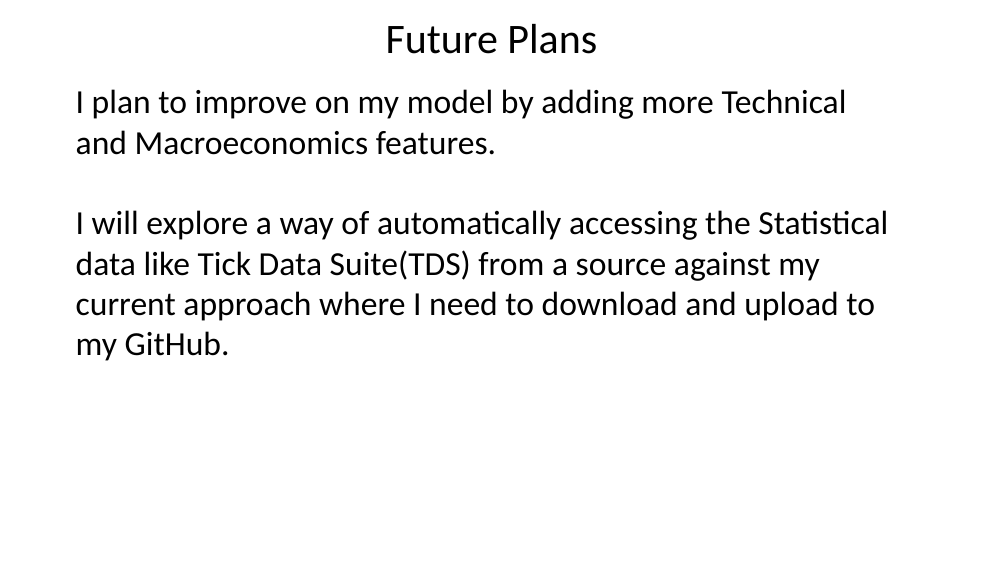
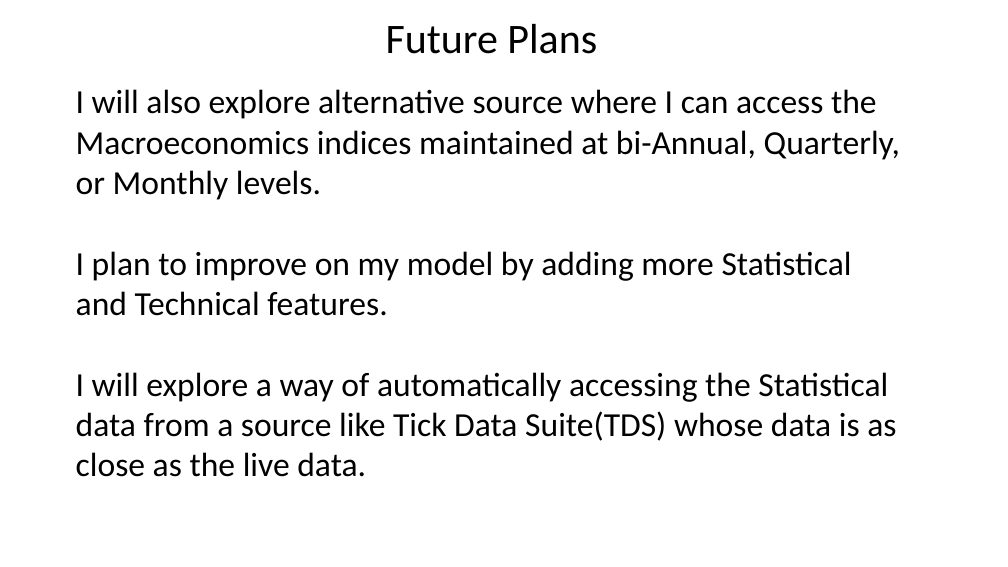
Before and after one commit to Akubue4U/PyProjects, a slide deck: slide 28 of MyBDAThesis/Akubue Simon - Thesis Presentation.pptx (slide 26 before the commit). Drawn at 1008x567 pixels with LibreOffice and Linux fonts; fonts in the diff are those of the drawing. Boxes give left, top, right and bottom in pixels: in the first picture for what was removed or moved away, otherwise in the second. Text is boxed around its words. In the diff, an @@ line names an element or a change of style, - is before the commit and + after.

```diff
--- a/MyBDAThesis/Akubue Simon - Thesis Presentation.pptx
+++ b/MyBDAThesis/Akubue Simon - Thesis Presentation.pptx
@@ text at bbox=[76, 89, 900, 477]: text changed @@
-I plan to improve on my model by adding more Technical and Macroeconomics features.
-I will explore a way of automatically accessing the Statistical data like Tick Data Suite(TDS) from a source against my current approach where I need to download and upload to my GitHub.
+I will also explore alternative source where I can access the Macroeconomics indices maintained at bi-Annual, Quarterly, or Monthly levels.
+I plan to improve on my model by adding more Statistical and Technical features.
+I will explore a way of automatically accessing the Statistical data from a source like Tick Data Suite(TDS) whose data is as close as the live data.
```
Also in this commit, not shown: 18 other slides changed, 2 slides added, 2 other files.
